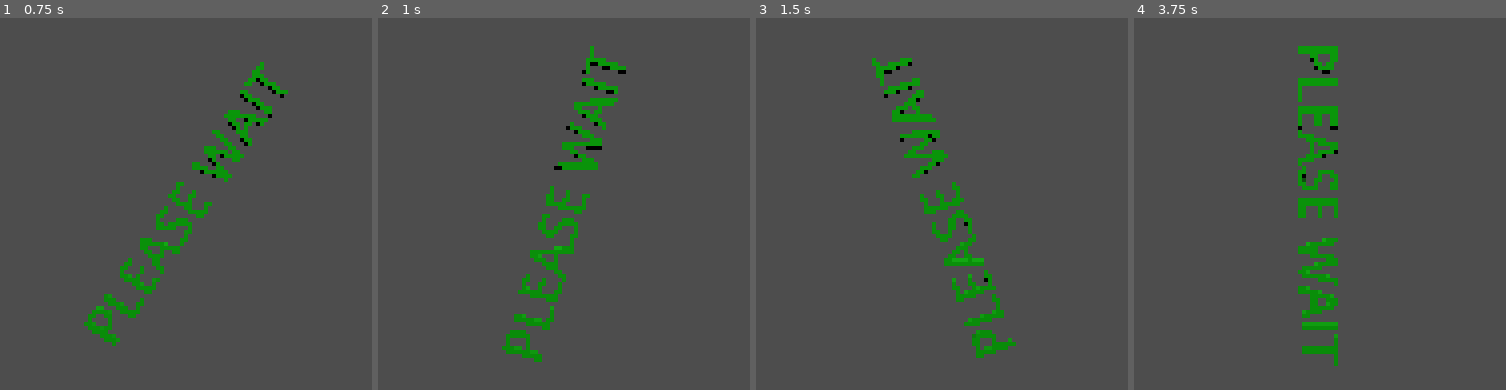
Above: before the commit, frames 1-4 (left to right).
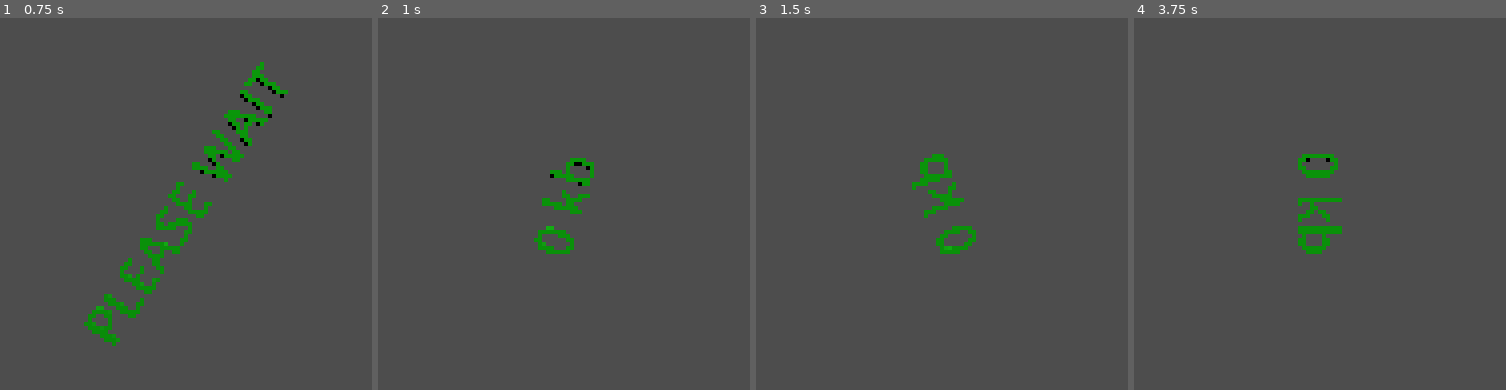
Above: after the commit, the same moments.

Repository: kfj001/react_godot
Game: Godot game, scene res://scene_root.tscn
Two runs of this game, one before a commit and one after it. Both use one fixed random seed, a clock stepped at 60 frames per second and the inputs below.
Inputs:
- Up to frame 1 (0.75 s): no input
- Up to frame 2 (1 s): no input
- Up to frame 3 (1.5 s): no input
- Up to frame 4 (3.75 s): no input

Frame 1 is identical in both runs. In frame 2, 3.9% of the frame differs, in the area x 33-67%, y 7-93%; in frame 3, 3.9%; in frame 4, 4.1%, in the area x 44-56%, y 7-94%.
Error before the commit: Invalid access to property or key 'verts' on a base object of type 'Nil'. (res://mesh_instance_3d.gd:14)

Commit message:
Adds timer to control primitive progress in visualizer. Adds error reduction in the event the service API is not available. Makes the web service generate ~50mb of model geometry to download and display.

Diff:
--- a/sources/godot/visualizer/http_request.gd
+++ b/sources/godot/visualizer/http_request.gd
@@ -10,4 +10,5 @@
 
 func _on_done(result: int, response_code: int, headers: PackedStringArray, body: PackedByteArray) -> void:
 	var remoteObj = JSON.parse_string(body.get_string_from_utf8())
-	target_mesh.create_polygon_from_csv(remoteObj)
+	if remoteObj != null:
+		target_mesh.create_polygon_from_csv(remoteObj)
--- /dev/null
+++ b/sources/godot/visualizer/scene_root.gd
@@ -0,0 +1,12 @@
+extends Node3D
+
+func _ready() -> void:
+	$Timer.start()
+
+func _on_timer_timeout() -> void:
+	var mesh = $MeshInstance3D.mesh
+	if mesh is TextMesh:
+		var tm:TextMesh = mesh
+		tm.text = str(  $HTTPRequest.get_downloaded_bytes()/1024)+" kb"
+	else:
+		$Timer.stop()
--- a/sources/godot/visualizer/scene_root.tscn
+++ b/sources/godot/visualizer/scene_root.tscn
@@ -1,5 +1,6 @@
-[gd_scene load_steps=8 format=3 uid="uid://bvs8frljme065"]
+[gd_scene load_steps=9 format=3 uid="uid://bvs8frljme065"]
 
+[ext_resource type="Script" uid="uid://cm20j37f6fwfc" path="res://scene_root.gd" id="1_4s7c2"]
 [ext_resource type="Script" uid="uid://pjuev838jdno" path="res://mesh_instance_3d.gd" id="1_w2g3p"]
 [ext_resource type="Script" uid="uid://dnjpb7ifjmgs" path="res://http_request.gd" id="2_6twid"]
 
@@ -49,6 +50,7 @@
 }
 
 [node name="SceneRoot" type="Node3D"]
+script = ExtResource("1_4s7c2")
 
 [node name="Camera3D" type="Camera3D" parent="."]
 transform = Transform3D(1, 0, 0, 0, 1, 0, 0, 0, 1, 0, 0, 1.44803)
@@ -72,4 +74,7 @@
 script = ExtResource("2_6twid")
 target_mesh = NodePath("../MeshInstance3D")
 
+[node name="Timer" type="Timer" parent="."]
+
 [connection signal="request_completed" from="HTTPRequest" to="HTTPRequest" method="_on_done"]
+[connection signal="timeout" from="Timer" to="." method="_on_timer_timeout"]
Not shown, added: sources/godot/visualizer/scene_root.gd.uid
Not shown, changed: sources/react/my-react-app/public/visualizer/Visualizer.html
Not shown, changed: sources/react/my-react-app/public/visualizer/Visualizer.pck
Not shown, changed: sources/react/my-react-app/src/server.js
